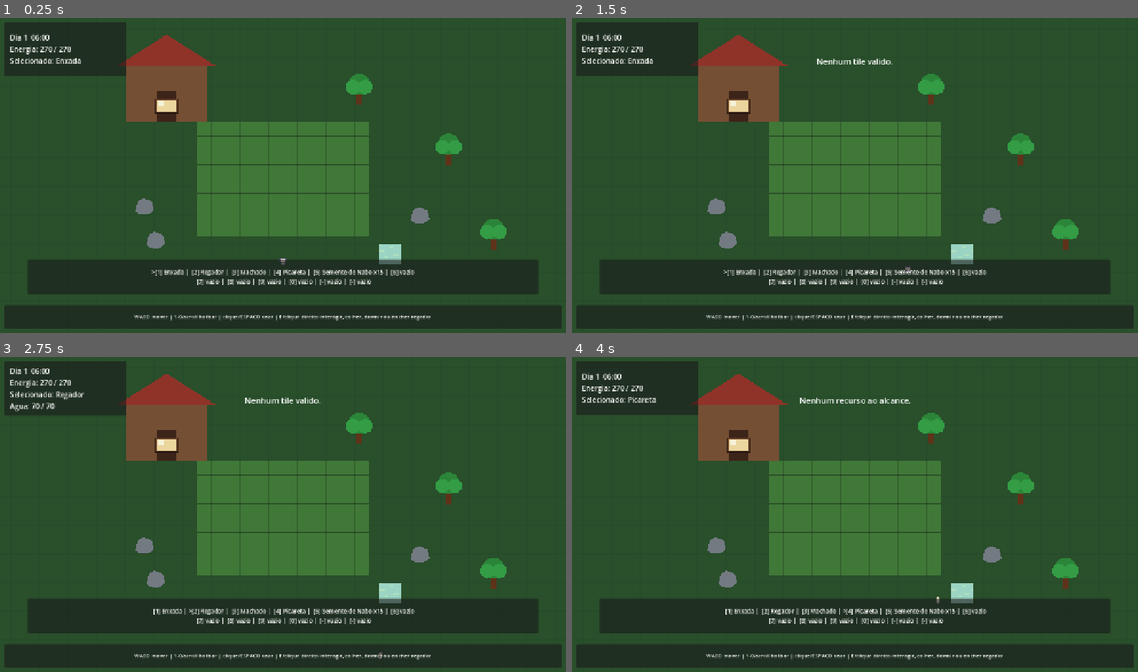
Above: before the commit, frames 1-4 (two rows, left to right).
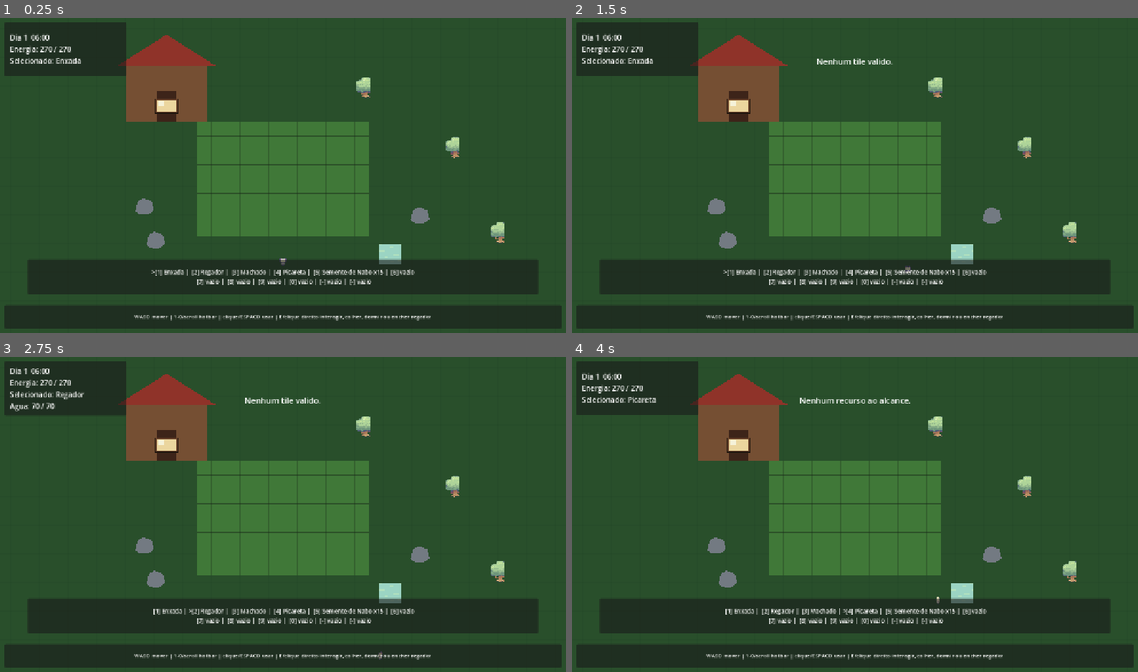
Above: after the commit, the same moments.

Repository: HelioConde/GameSlime
Game: Godot game, scene res://scenes/world/main.tscn
The game is run twice, just before and just after one commit, with the same random seed, the same clock (stepped at 60 frames per second) and the same inputs.
Inputs (mouse positions are in pixels of both pictures, inside the frame that each line leads up to):
- Up to frame 1 (0.25 s): no input
- Up to frame 2 (1.5 s): tap Enter at 0.5 s; move the mouse to (979, 159) at 0.52 s; hold D 0.53-1.28 s; tap E at 0.6 s; click (979, 159) at 0.67 s; tap Space at 0.77, 1.25 s; move the mouse to (741, 191) at 1.27 s; hold S from 1.28 s (still down); tap 1 at 1.35 s
- Up to frame 3 (2.75 s): tap Space at 1.52 s; tap Enter at 2 s; move the mouse to (339, 445) at 2.02 s; release S at 2.03 s; hold D from 2.03 s (still down); tap 2 at 2.1 s
- Up to frame 4 (4 s): move the mouse to (826, 577) at 2.77 s; release D at 2.78 s; hold W 2.78-3.53 s; tap 3 at 2.85 s; click (826, 577) at 2.92 s; tap Space at 3.02, 3.5, 3.77 s; move the mouse to (1024, 561) at 3.52 s; hold A from 3.53 s (still down); tap 4 at 3.6 s

The runs differ from the first frame. In frame 1, 0.9% of the frame differs, in the area x 61-90%, y 17-74%; in frame 2, 0.9%; in frame 3, 0.9%; in frame 4, 0.9%.

Commit message:
feat: replace tree placeholder with Sprout Lands sprite

Diff:
--- a/scenes/world/tree_resource.tscn
+++ b/scenes/world/tree_resource.tscn
@@ -1,9 +1,11 @@
-[gd_scene load_steps=4 format=3]
+[gd_scene load_steps=5 format=3]
 
 [ext_resource type="Script" path="res://scripts/world/harvestable_resource.gd" id="1_resource"]
+[ext_resource type="Texture2D" path="res://assets/sprout_lands/world/trees_bushes.png" id="2_atlas"]
 
-[sub_resource type="CircleShape2D" id="Circle_tree"]
-radius = 19.0
+[sub_resource type="AtlasTexture" id="AtlasTexture_tree"]
+atlas = ExtResource("2_atlas")
+region = Rect2(128, 32, 48, 64)
 
 [sub_resource type="RectangleShape2D" id="Rect_trunk"]
 size = Vector2(14, 24)
@@ -16,14 +18,13 @@
 drop_amount = 8
 drop_tint = Color(0.66, 0.40, 0.20, 1)
 
+[node name="Visual" type="Sprite2D" parent="."]
+position = Vector2(0, -20)
+texture = SubResource("AtlasTexture_tree")
+texture_filter = 1
+
 [node name="TrunkBody" type="StaticBody2D" parent="."]
 
 [node name="CollisionShape2D" type="CollisionShape2D" parent="TrunkBody"]
 position = Vector2(0, 11)
 shape = SubResource("Rect_trunk")
-
-[node name="CanopyBody" type="StaticBody2D" parent="."]
-
-[node name="CollisionShape2D" type="CollisionShape2D" parent="CanopyBody"]
-position = Vector2(0, -14)
-shape = SubResource("Circle_tree")
